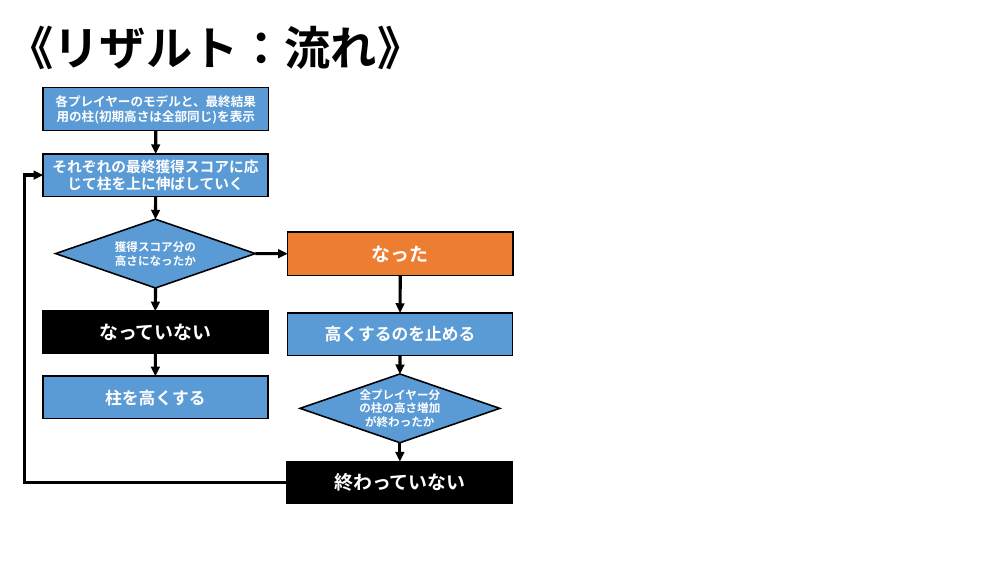
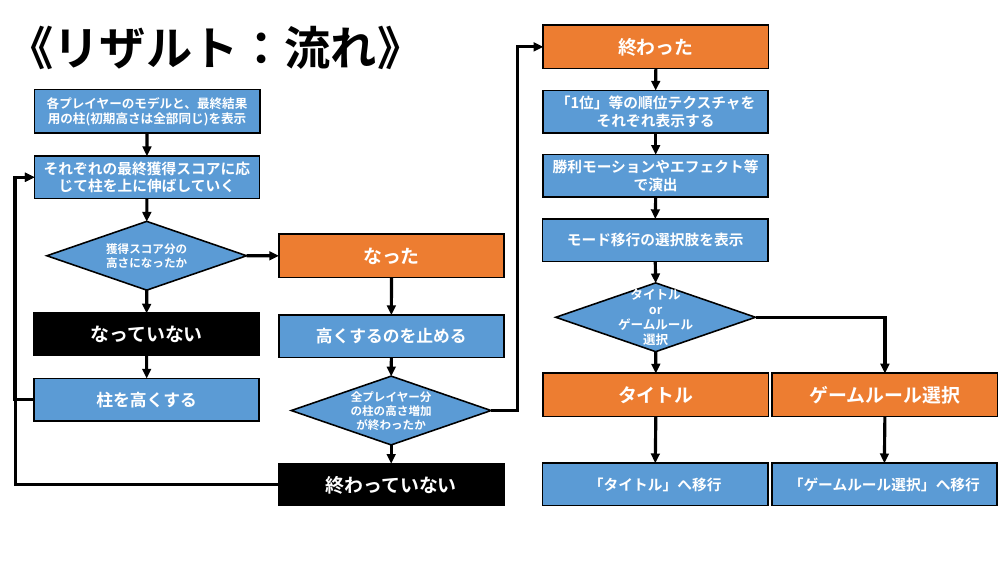
Before and after one commit to ARITA-MEIGEN/C-Team001, a slide deck: slide 25 of data/GS3_チーム2_仕様書.pptx (slide 26 before the commit). Drawn at 1008x567 pixels with LibreOffice and Linux fonts; fonts in the diff are those of the drawing; background and template pictures are left out. Boxes give left, top, right and bottom in pixels: in the first picture for what was removed or moved away, otherwise in the second. Text is boxed around its words. In the diff, an @@ line names an element or a change of style, - is before the commit and + after.

```diff
--- a/data/GS3_チーム2_仕様書.pptx
+++ b/data/GS3_チーム2_仕様書.pptx
@@ rectangle added at (543, 25, 768, 68), fill #ED7D31, outline #000000 1.5 pt, 18 pt, text #FFFFFF, bold @@
+終わった
@@ elbow arrow added from (492, 411) to (543, 47), #000000 3 pt @@
@@ arrow added from (656, 69) to (656, 90), #000000 3 pt @@
@@ rectangle added at (543, 90, 768, 132), fill #5B9BD5, outline #000000 1.5 pt, 14 pt, text #FFFFFF, bold @@
+「1位」等の順位テクスチャをそれぞれ表示する
@@ arrow added from (656, 133) to (656, 154), #000000 3 pt @@
@@ elbow arrow added from (34, 400) to (34, 177), #000000 3 pt @@
@@ rectangle added at (543, 154, 768, 197), fill #5B9BD5, outline #000000 1.5 pt, 14 pt, text #FFFFFF, bold @@
+勝利モーションやエフェクト等で演出
@@ arrow added from (656, 197) to (656, 219), #000000 3 pt @@
@@ rectangle added at (543, 219, 768, 261), fill #5B9BD5, outline #000000 1.5 pt, 14 pt, text #FFFFFF, bold @@
+モード移行の選択肢を表示
@@ 3 arrows, 2 diamonds, 1 rectangle: place and size @@
-3 arrows, 2 diamonds, 1 rectangle at (56, 219, 513, 504)
+3 arrows, 2 diamonds, 1 rectangle at (47, 222, 504, 506)
@@ arrow added from (656, 262) to (656, 283), #000000 3 pt @@
@@ 6 rectangles, 5 arrows, 1 elbow arrow: place and size @@
-6 rectangles, 5 arrows, 1 elbow arrow at (24, 88, 513, 482)
+6 rectangles, 5 arrows, 1 elbow arrow at (16, 89, 504, 485)
@@ diamond added at (556, 283, 755, 352), fill #5B9BD5, outline #000000 1.5 pt, 12 pt, text #FFFFFF, bold @@
+タイトル
+or
+ゲームルール選択
@@ elbow arrow added from (755, 318) to (885, 374), #000000 3 pt @@
@@ arrow added from (656, 352) to (656, 374), #000000 3 pt @@
@@ rectangle added at (543, 374, 768, 417), fill #ED7D31, outline #000000 1.5 pt, 18 pt, text #FFFFFF, bold @@
+タイトル
@@ rectangle added at (772, 374, 997, 417), fill #ED7D31, outline #000000 1.5 pt, 18 pt, text #FFFFFF, bold @@
+ゲームルール選択
@@ arrow added from (656, 417) to (656, 463), #000000 3 pt @@
@@ arrow added from (885, 417) to (885, 463), #000000 3 pt @@
@@ rectangle added at (543, 463, 768, 505), fill #5B9BD5, outline #000000 1.5 pt, 14 pt, text #FFFFFF, bold @@
+「タイトル」へ移行
@@ rectangle added at (772, 463, 997, 505), fill #5B9BD5, outline #000000 1.5 pt, 14 pt, text #FFFFFF, bold @@
+「ゲームルール選択」へ移行
```
Also in this commit, not shown: 2 other slides changed, 1 slide added, 1 slide removed.
